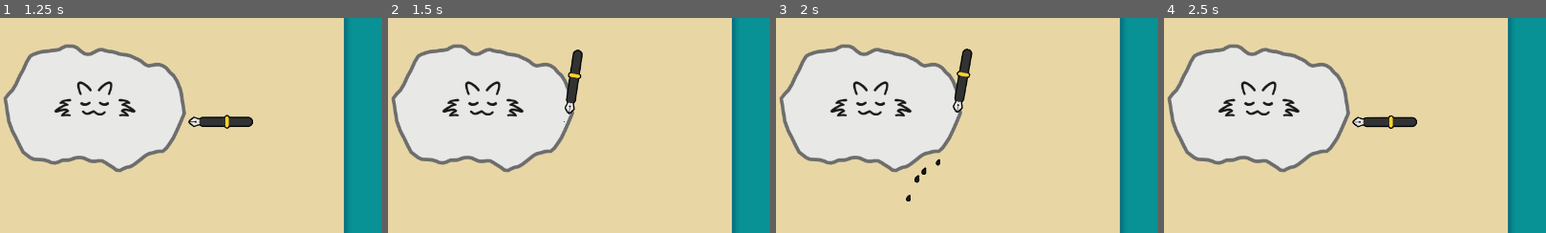
Above: before the commit, frames 1-4 (left to right).
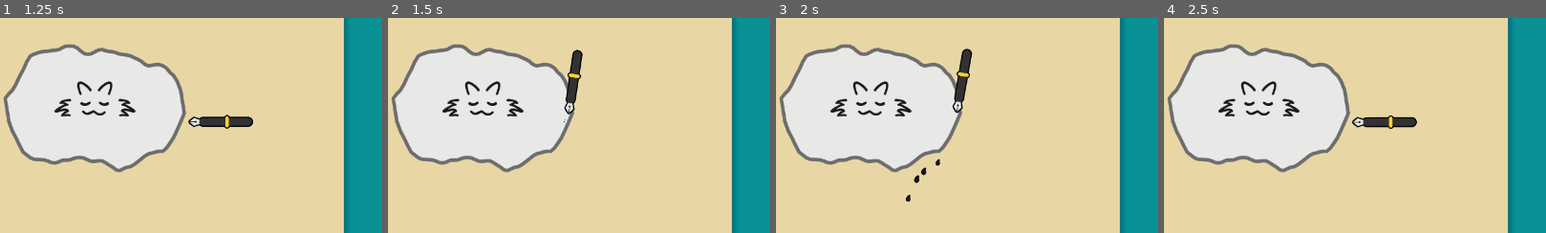
Above: after the commit, the same moments.

Repository: RechieKho/draw-the-coots
Game: Godot game, scene res://scenes/drawing-stage/drawing-stage.tscn
Two runs of this game, one before a commit and one after it. Both use one fixed random seed, a clock stepped at 60 frames per second and the inputs below. Before the commit the project has no main scene; this scene is started directly in both runs.
Inputs (mouse positions are % of the whole screen's width and height, from its top left):
- Up to frame 1 (1.25 s): tap Enter at 0.5 s; move the mouse to (50, 48) at 0.52 s; click (50, 48) at 0.67 s
- Up to frame 2 (1.5 s): move the mouse to (61, 51) at 1.27 s; click (61, 51) at 1.42 s
- Up to frame 3 (2 s): no input
- Up to frame 4 (2.5 s): move the mouse to (60, 28) at 2.02 s; click (60, 28) at 2.17 s
The pictures show only the part of the screen within x 37-87%, y 27-77%; the shares and areas given below are measured in that part.

Frame 1 is identical in both runs. In frame 2, 0.2% of the frame differs, in the area x 46-51%, y 14-48%; in frame 3, 0.2%, in the area x 34-52%, y 14-86%; in frame 4, 0.2%.

Commit message:
Setup for play testing.

Diff:
--- a/project.godot
+++ b/project.godot
@@ -51,6 +51,7 @@
 [application]
 
 config/name="Draw the Coots"
+run/main_scene="res://scenes/drawing-stage/drawing-stage.tscn"
 config/icon="res://icon.png"
 
 [autoload]
@@ -62,7 +63,8 @@
 
 window/size/width=1280
 window/size/height=720
-window/size/resizable=false
+window/stretch/mode="viewport"
+window/stretch/aspect="keep"
 
 [gui]
 
--- a/scenes/drawing-stage/bitten.gd
+++ b/scenes/drawing-stage/bitten.gd
@@ -24,7 +24,7 @@
 func _input(event):
 	if biting_timer.is_stopped(): return
 	if event is InputEventMouseButton:
-		if event.doubleclick:
+		if event.pressed:
 			emit_signal("on_relieving", patience_click_increase_rate)
 			var new_biting_time = \
 				clamp(biting_timer.time_left - biting_time_click_reduce_rate, 0, max_biting_time)
--- a/scenes/drawing-stage/drawing-stage.tscn
+++ b/scenes/drawing-stage/drawing-stage.tscn
@@ -475,15 +475,16 @@
 }
 
 [node name="RedrawButton" type="Button" parent="UI/Result/Panel/Buttons"]
-margin_left = 96.0
+margin_left = 242.0
 margin_top = 16.0
-margin_right = 190.0
+margin_right = 336.0
 margin_bottom = 48.0
 size_flags_horizontal = 6
 size_flags_vertical = 6
 text = "Redraw"
 
 [node name="ExitButton" type="Button" parent="UI/Result/Panel/Buttons"]
+visible = false
 margin_left = 414.0
 margin_top = 16.0
 margin_right = 456.0
Not shown, added: export_presets.cfg
Not shown, changed: .gitignore
